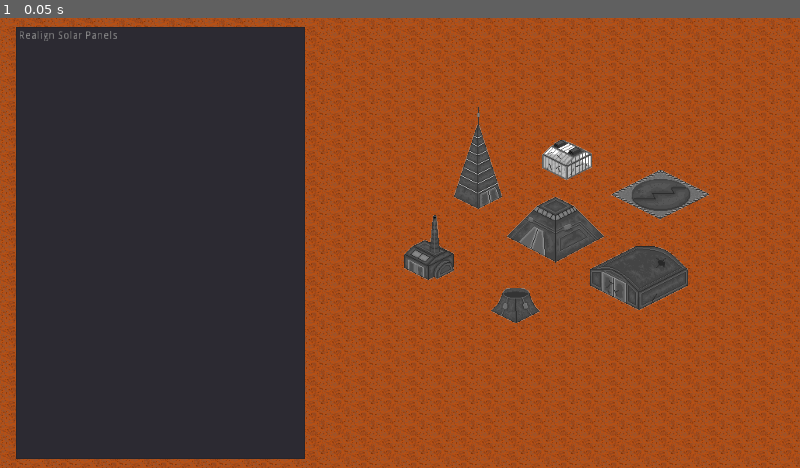
Above: before the commit, frame 1.
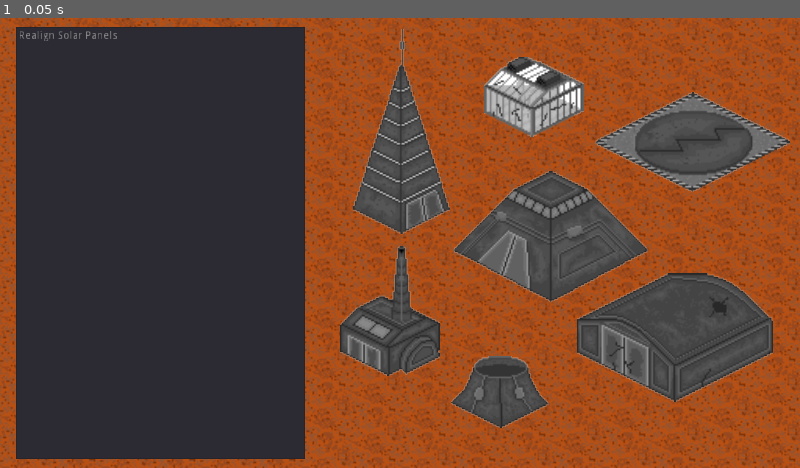
Above: after the commit, the same moment.

Repository: dulsi/LearningBasic
Game: Godot game, scene res://main.tscn
Same seed, same stepped clock (60 frames per second), same inputs: the game is played once before the commit and once after it.
Inputs:
- Up to frame 1 (0.05 s): no input

The runs differ from the first frame. In frame 1, 29% of the frame differs, in the area x 0-100%, y 0-100%.

Commit message:
Make base larger. Have missing set image on completion.

Diff:
--- a/ItemList.gd
+++ b/ItemList.gd
@@ -13,15 +13,18 @@
 				"input" : [["4"], ["-12"], ["100"], ["-9"], ["-100"], ["23"], ["-12"], ["45"], ["56"], ["111"], ["-55"], ["-100"], ["-18"], ["-10"], ["1024"], ["-999"], ["1"], ["0"]],
 				"output" : "4 100\n23 45\n56 111\n1024 1\n"
 			}
-		]
+		],
+		"building": "6"
 	}
 ]
 
+var complete = []
 
 # Called when the node enters the scene tree for the first time.
 func _ready():
 	for i in missions:
 		add_item(i["name"])
+		complete.push_back(false)
 
 
 # Called every frame. 'delta' is the elapsed time since the previous frame.
@@ -31,3 +34,9 @@
 
 func _on_ItemList_item_activated(index):
 	get_parent().set_mission(missions[index])
+
+func set_mission_complete():
+	complete[get_selected_items()[0]] = true
+	print("Building" + missions[get_selected_items()[0]]["building"] + "_Good")
+	get_parent().get_node("Building" + missions[get_selected_items()[0]]["building"] + "_Good").show()
+	get_parent().get_node("Building" + missions[get_selected_items()[0]]["building"] + "_Bad").hide()
--- a/MissionSelect.gd
+++ b/MissionSelect.gd
@@ -9,3 +9,6 @@
 
 func set_mission(missioninfo):
 	emit_signal("missionscreen", missioninfo)
+
+func set_complete():
+	$ItemList.set_mission_complete()
--- a/MissionSelect.tscn
+++ b/MissionSelect.tscn
@@ -23,6 +23,7 @@
 
 [node name="Background" type="Sprite" parent="."]
 position = Vector2( 512, 288 )
+scale = Vector2( 2, 2 )
 texture = ExtResource( 1 )
 
 [node name="ItemList" type="ItemList" parent="."]
@@ -37,65 +38,79 @@
 
 [node name="Building1_Good" type="Sprite" parent="."]
 visible = false
-position = Vector2( 711, 271 )
+position = Vector2( 705, 280 )
+scale = Vector2( 2, 2 )
 texture = ExtResource( 9 )
 
 [node name="Building1_Bad" type="Sprite" parent="."]
-position = Vector2( 711, 271 )
+position = Vector2( 705, 280 )
+scale = Vector2( 2, 2 )
 texture = ExtResource( 16 )
 
 [node name="Building2_Good" type="Sprite" parent="."]
 visible = false
-position = Vector2( 612, 179 )
+position = Vector2( 514, 145 )
+scale = Vector2( 2, 2 )
 texture = ExtResource( 7 )
 
 [node name="Building2_Bad" type="Sprite" parent="."]
-position = Vector2( 612, 179 )
+position = Vector2( 514, 145 )
+scale = Vector2( 2, 2 )
 texture = ExtResource( 6 )
 
 [node name="Building3_Good" type="Sprite" parent="."]
 visible = false
-position = Vector2( 818, 333 )
+position = Vector2( 864, 409 )
+scale = Vector2( 2, 2 )
 texture = ExtResource( 10 )
 
 [node name="Building3_Bad" type="Sprite" parent="."]
-position = Vector2( 818, 333 )
+position = Vector2( 864, 409 )
+scale = Vector2( 2, 2 )
 texture = ExtResource( 15 )
 
 [node name="Building4_Good" type="Sprite" parent="."]
 visible = false
-position = Vector2( 726, 182 )
+position = Vector2( 683, 101 )
+scale = Vector2( 2, 2 )
 texture = ExtResource( 11 )
 
 [node name="Building4_Bad" type="Sprite" parent="."]
-position = Vector2( 726, 182 )
+position = Vector2( 683, 101 )
+scale = Vector2( 2, 2 )
 texture = ExtResource( 17 )
 
 [node name="Building5_Good" type="Sprite" parent="."]
 visible = false
-position = Vector2( 549, 294 )
+position = Vector2( 499, 375 )
+scale = Vector2( 2, 2 )
 texture = ExtResource( 8 )
 
 [node name="Building5_Bad" type="Sprite" parent="."]
-position = Vector2( 549, 294 )
+position = Vector2( 499, 375 )
+scale = Vector2( 2, 2 )
 texture = ExtResource( 4 )
 
 [node name="Building6_Good" type="Sprite" parent="."]
 visible = false
-position = Vector2( 660, 368 )
+position = Vector2( 640, 479 )
+scale = Vector2( 2, 2 )
 texture = ExtResource( 5 )
 
 [node name="Building6_Bad" type="Sprite" parent="."]
-position = Vector2( 660, 368 )
+position = Vector2( 640, 479 )
+scale = Vector2( 2, 2 )
 texture = ExtResource( 12 )
 
 [node name="Building7_Good" type="Sprite" parent="."]
 visible = false
-position = Vector2( 845, 226 )
+position = Vector2( 886, 159 )
+scale = Vector2( 2, 2 )
 texture = ExtResource( 14 )
 
 [node name="Building7_Bad" type="Sprite" parent="."]
-position = Vector2( 845, 226 )
+position = Vector2( 886, 159 )
+scale = Vector2( 2, 2 )
 texture = ExtResource( 13 )
 
 [connection signal="item_activated" from="ItemList" to="ItemList" method="_on_ItemList_item_activated"]
--- a/basic.gd
+++ b/basic.gd
@@ -677,13 +677,18 @@
 	_on_Run_pressed()
 
 func next_test():
-	_on_Stop_pressed()
 	if test_data[current_test]["output"] != get_parent().get_node("RightPanel").get_node("WorkTab").get_node("OutputScreen").text:
+		_on_Stop_pressed()
+		emit_signal("clear_screen")
 		print("Test Failed")
-	emit_signal("clear_screen")
-	current_test = current_test + 1
-	if current_test < test_data.size():
-		var test_input = InputTest.new()
-		test_input.data = test_data[current_test]["input"]
-		ubasic_init(test_input)
-		running = 2
+	else:
+		emit_signal("clear_screen")
+		current_test = current_test + 1
+		if current_test < test_data.size():
+			var test_input = InputTest.new()
+			test_input.data = test_data[current_test]["input"]
+			ubasic_init(test_input)
+			running = 2
+		else:
+			_on_Stop_pressed()
+			get_parent().set_complete()
--- a/main.gd
+++ b/main.gd
@@ -10,8 +10,10 @@
 #	pass
 
 
-func _on_Basic_missionselect_screen():
+func _on_Basic_missionselect_screen(complete):
 	$Basic.hide()
+	if complete:
+		$MissionSelect.set_complete()
 	$MissionSelect.show()
 
 
--- a/missionscreen.gd
+++ b/missionscreen.gd
@@ -1,15 +1,20 @@
 extends Node2D
 
-signal missionselect_screen
+signal missionselect_screen(complete)
 
+var building
+var complete = false
 
 # Called when the node enters the scene tree for the first time.
 func _ready():
 	pass # Replace with function body.
 
 func go_mission_select():
-	emit_signal("missionselect_screen")
+	emit_signal("missionselect_screen", complete)
 
 func set_mission(missioninfo):
 	$TextEdit.test_data = missioninfo["test_data"]
 	$RightPanel/Mission/RichTextLabel.set_bbcode(missioninfo["description"])
+
+func set_complete():
+	complete = true
